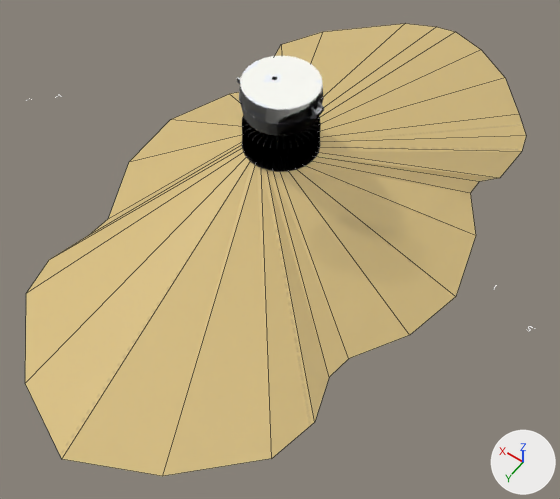
An edit to the Blender file VMVL/Type1/VMVLtype-1_RAW.blend, drawn before and after from the same camera.
Rendered twice from a 50 mm lens placed at (-42.1, 62.2, 85.7), pointed at (-4.0, 8.8, 1.9). The lights are fixed; the arrows at lower right show +X, +Y and +Z. Mesh edges are drawn as thin lines on the coarser meshes.

The first picture shows 'Cylinder', 'VMV7L2HA_UNV1 '.
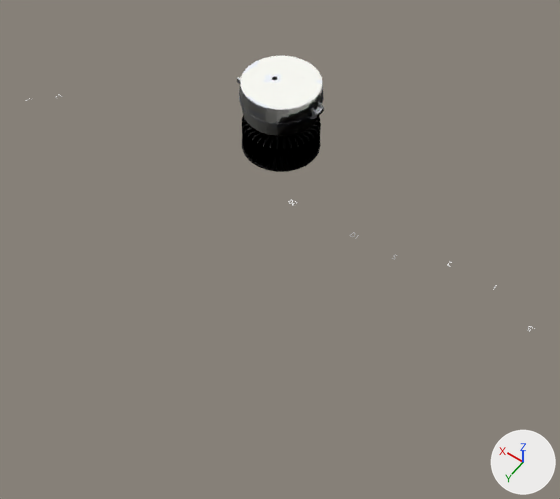
The change, as a diff of the scene's bpy script:
```diff
--- a/VMVL/Type1/VMVLtype-1_RAW.blend.py
+++ b/VMVL/Type1/VMVLtype-1_RAW.blend.py
@@ ob_cylinder @@
 ob_cylinder.scale = (3.79, 4.22, 6.87)
+ob_cylinder.hide_set(True)
```

Changed parts and their boxes (x1, y1, x2, y2) in the pictures (560 x 499 px):
'Cylinder', hidden
    before: (25, 28, 526, 417)
